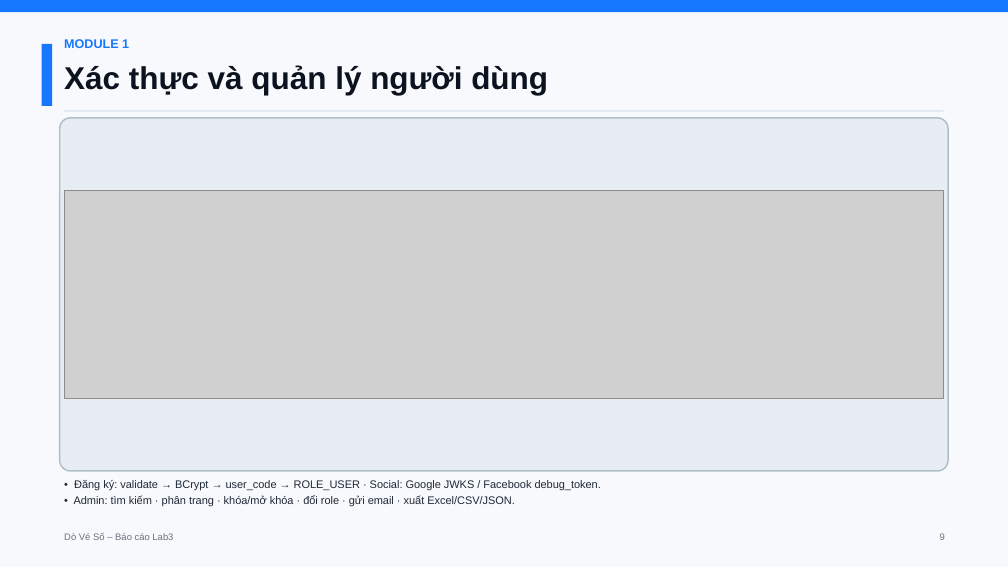
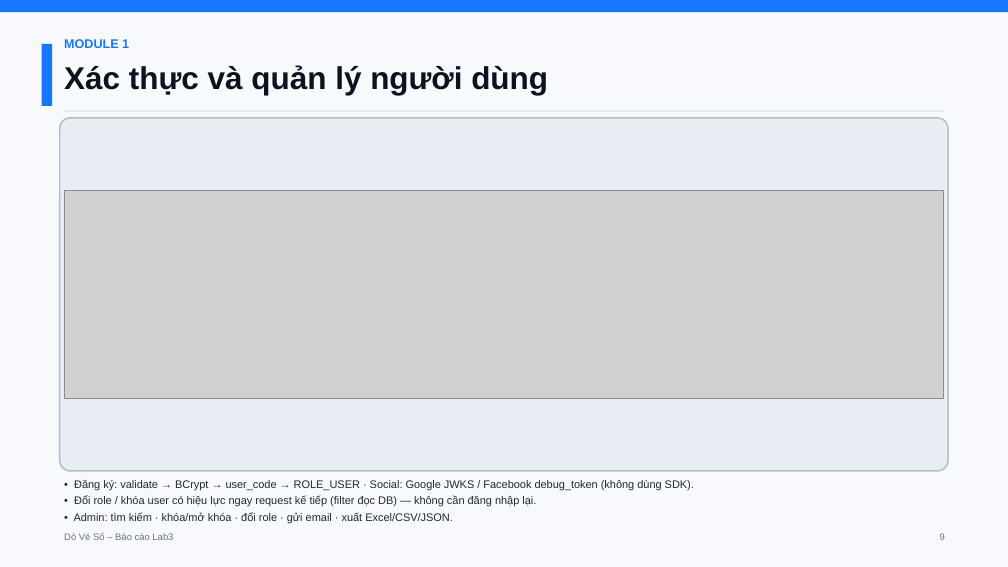
Before and after one commit to Stratoze/lab301, a slide deck: slide 9 of Task 9/Presentation/DoVeSo_BaoCao_Lab3.pptx. Drawn at 1008x567 pixels with LibreOffice and Linux fonts; fonts in the diff are those of the drawing; grey boxes stand for pictures. Boxes give left, top, right and bottom in pixels: in the first picture for what was removed or moved away, otherwise in the second. Text is boxed around its words. In the diff, an @@ line names an element or a change of style, - is before the commit and + after.

```diff
--- a/Task 9/Presentation/DoVeSo_BaoCao_Lab3.pptx
+++ b/Task 9/Presentation/DoVeSo_BaoCao_Lab3.pptx
@@ text at (74, 480, 694, 523): text changed @@
-• Đăng ký: validate → BCrypt → user_code → ROLE_USER · Social: Google JWKS / Facebook debug_token.
-• Admin: tìm kiếm · phân trang · khóa/mở khóa · đổi role · gửi email · xuất Excel/CSV/JSON.
+• Đăng ký: validate → BCrypt → user_code → ROLE_USER · Social: Google JWKS / Facebook debug_token (không dùng SDK).
+• Đổi role / khóa user có hiệu lực ngay request kế tiếp (filter đọc DB) — không cần đăng nhập lại.
+• Admin: tìm kiếm · khóa/mở khóa · đổi role · gửi email · xuất Excel/CSV/JSON.
```
Also in this commit, not shown: 11 other slides changed, 6 other files.
